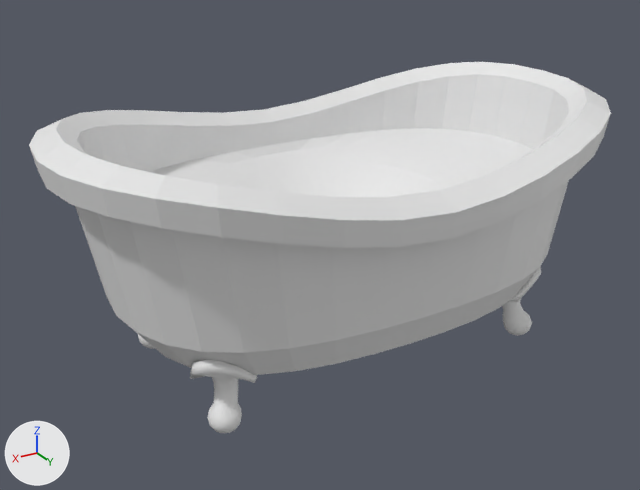
Two versions of the FBX model Assets/Art/tub.fbx, one commit apart.
Before and after are seen from a camera (50 mm lens) standing at (1.68, 2.67, 1.77) and looking at (0.14, 0.09, 0.49). Every picture has the same lights, and +X, +Y and +Z are marked at lower left. Where no turn or scale is listed for an object, it has been applied to the vertices.

The first picture shows 'Legs', 'Tub', 'Vortex', 'Water'.
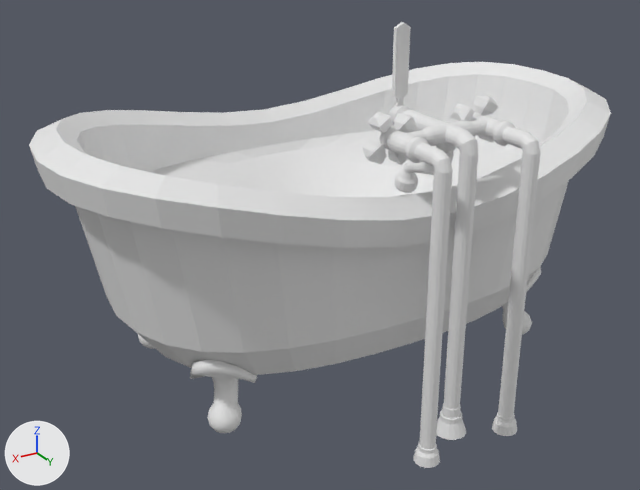
The change in detail:
Material 'Material.005' (mat_material_005) is new.
Its base color is (0.8, 0.8, 0.8) (white #e7e7e7).
Its roughness is 0.553.
Mesh me_cylinder_007 is new.
It has 1478 vertices, 1415 faces and spans x -0.248..0.248, y -0.267..0.245, z -0.05..1.266.
Faces by material slot: [1282, 133].
It uses material mat_material_005 (white #e7e7e7).
It uses material mat_material_001 (white #e7e7e7).
Object 'Tap' (ob_tap) is new; it shows me_cylinder_007.
Its location is (0.0, 0.609, 0.051).

Changed parts and their boxes [x1, y1, x2, y2] in the pictures (640 x 490 px):
'Tap', added
    after: [362, 22, 540, 468]
    faces in mat_material_005 (white #e7e7e7): [379, 98, 540, 468]
    faces in mat_material_001 (white #e7e7e7): [362, 22, 499, 165]
